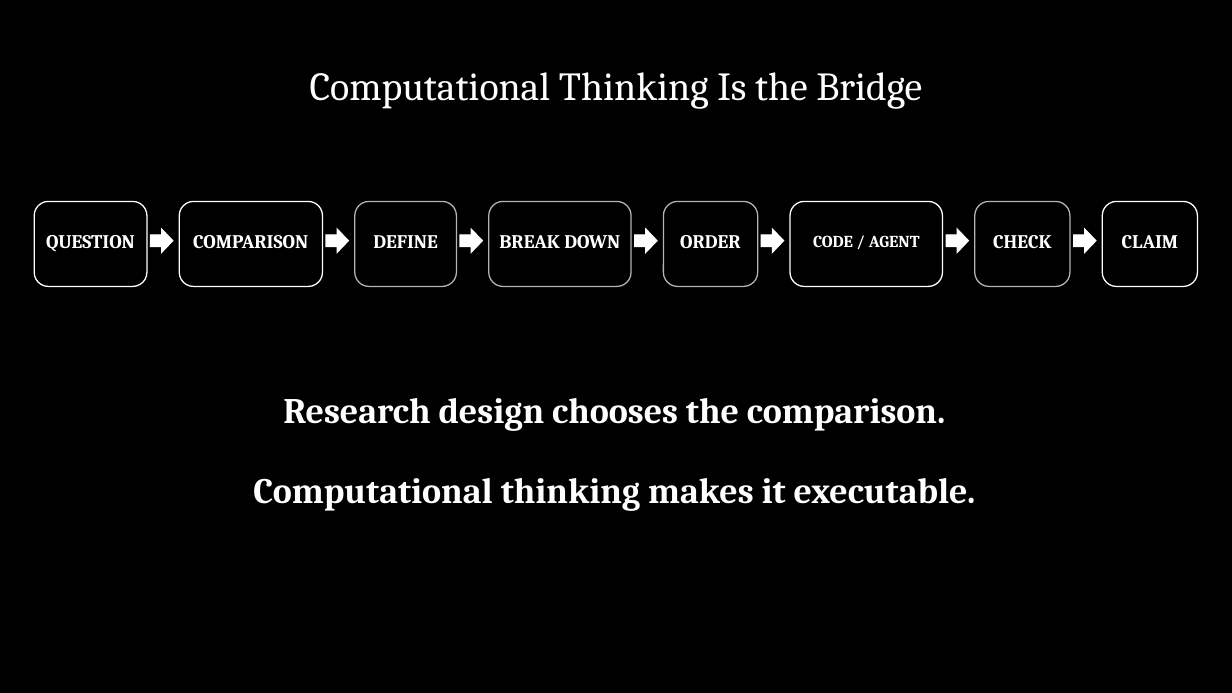
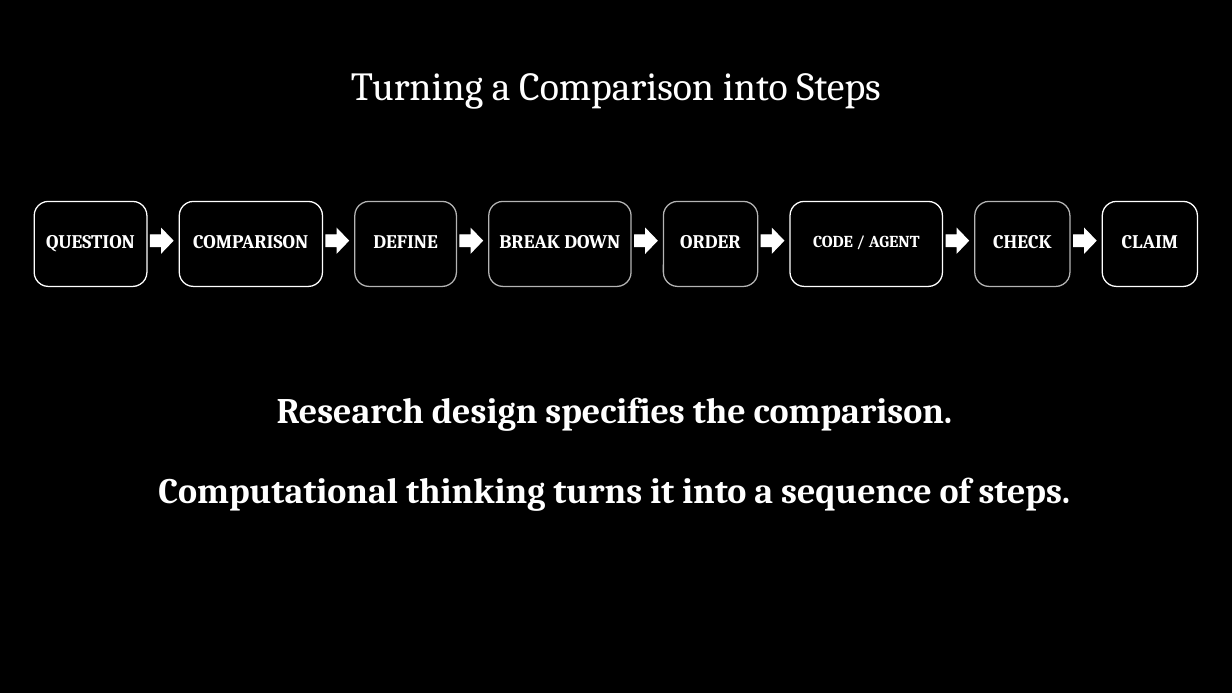
Before and after one commit to zjelveh/zjelveh.github.io, a slide deck: slide 19 of files/ccjs418e_fall2026/lecture_1.pptx (slide 20 before the commit). Drawn at 1232x693 pixels with LibreOffice and Linux fonts; fonts in the diff are those of the drawing. Boxes give left, top, right and bottom in pixels: in the first picture for what was removed or moved away, otherwise in the second. Text is boxed around its words. In the diff, an @@ line names an element or a change of style, - is before the commit and + after.

```diff
--- a/files/ccjs418e_fall2026/lecture_1.pptx
+++ b/files/ccjs418e_fall2026/lecture_1.pptx
@@ text at bbox=[351, 73, 880, 109]: text changed @@
-Computational Thinking Is the Bridge
+Turning a Comparison into Steps
@@ text at bbox=[277, 397, 953, 431]: text changed @@
-Research design chooses the comparison.
+Research design specifies the comparison.
@@ text at bbox=[158, 477, 1071, 511]: text changed @@
-Computational thinking makes it executable.
+Computational thinking turns it into a sequence of steps.
```
Also in this commit, not shown: 14 other slides changed, 2 slides removed.
